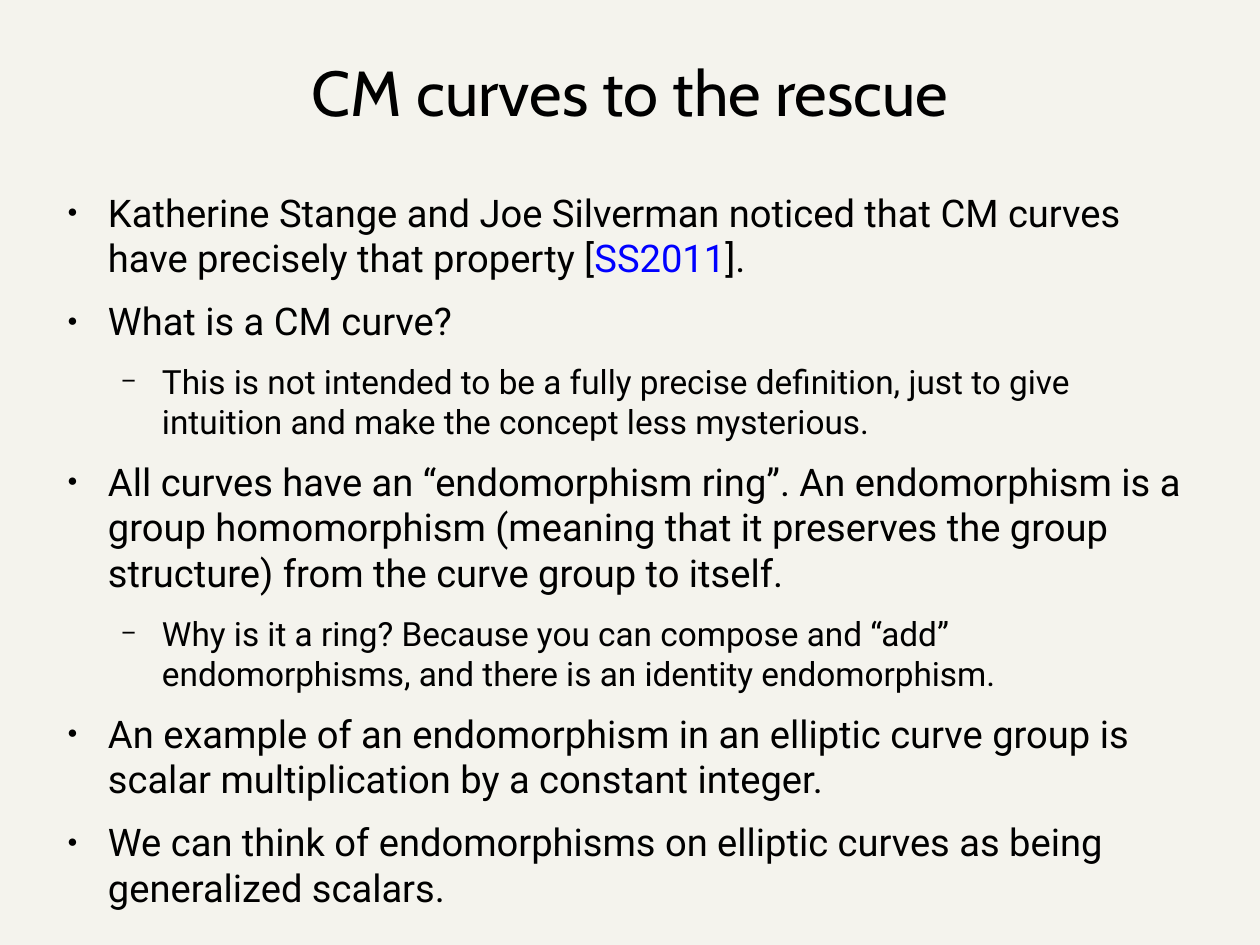
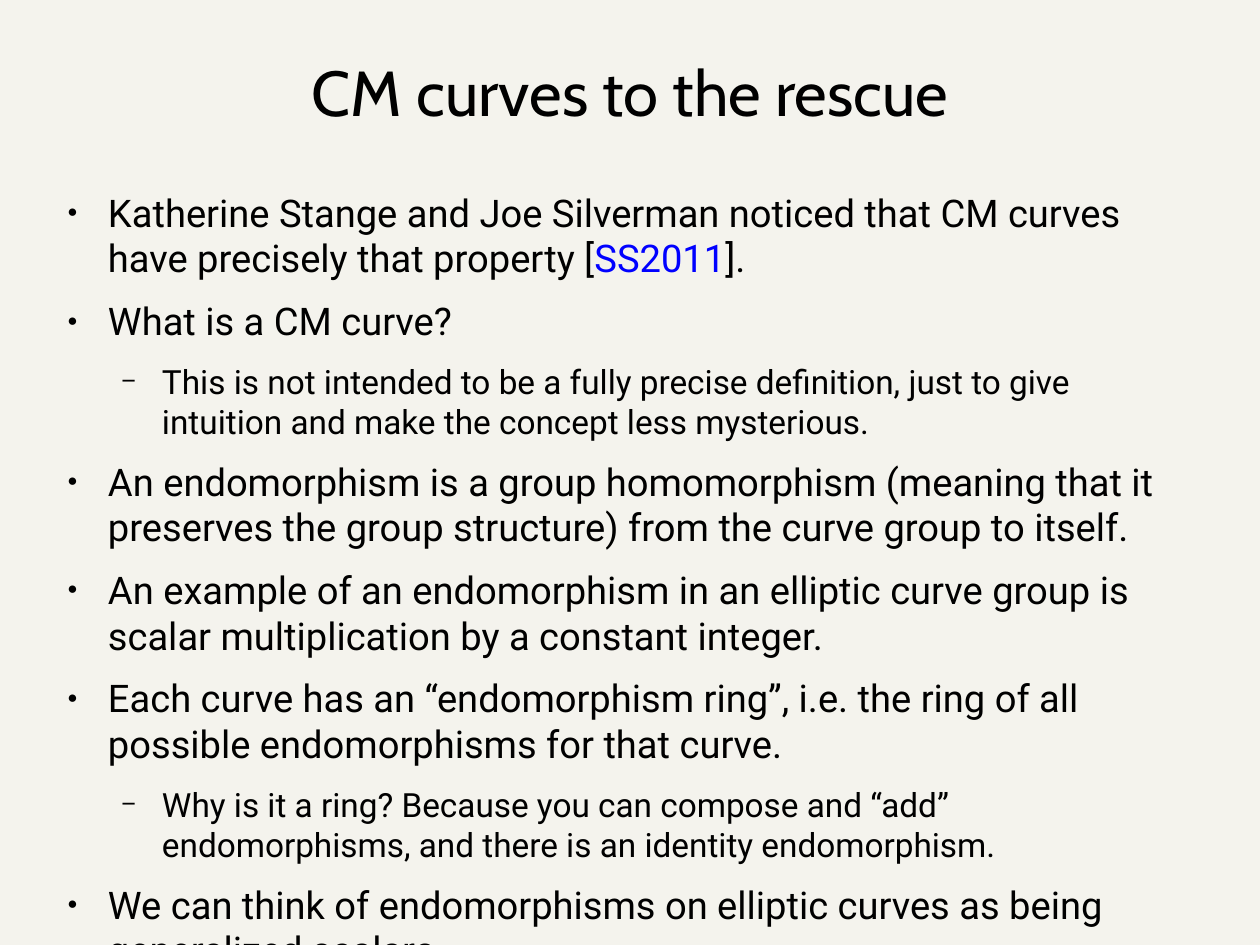
Before and after one commit to daira/halographs, a slide deck: slide 52 of deepdive.odp. Drawn at 1260x945 pixels with LibreOffice and Linux fonts; fonts in the diff are those of the drawing. Boxes give left, top, right and bottom in pixels: in the first picture for what was removed or moved away, otherwise in the second. Text is boxed around its words. In the diff, an @@ line names an element or a change of style, - is before the commit and + after.

```diff
--- a/deepdive.odp
+++ b/deepdive.odp
@@ text at [108,465,1153,766]: text changed @@
-● All curves have an “endomorphism ring”. An endomorphism is a group homomorphism (meaning that it preserves the group structure) from the curve group to itself.
+● An endomorphism is a group homomorphism (meaning that it preserves the group structure) from the curve group to itself.
+● An example of an endomorphism in an elliptic curve group is scalar multiplication by a constant integer.
+● Each curve has an “endomorphism ring”, i.e. the ring of all possible endomorphisms for that curve.
@@ text at [108,719,1129,801]: paragraph removed @@
-● An example of an endomorphism in an elliptic curve group is scalar multiplication by a constant integer.
```
Also in this commit, not shown: 26 other slides changed, 1 other file.
